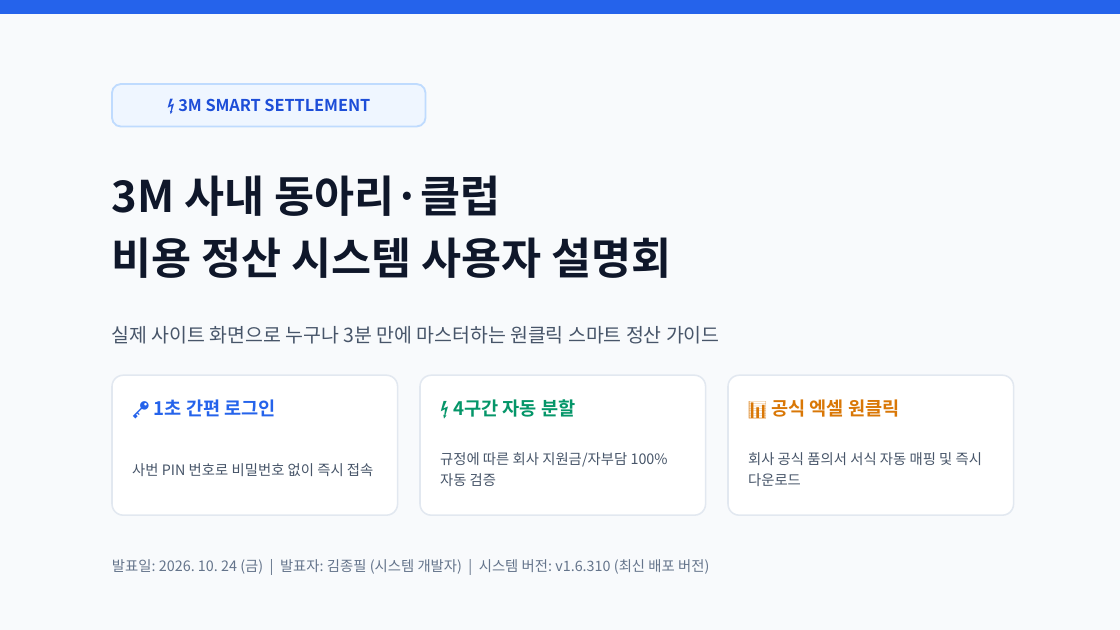
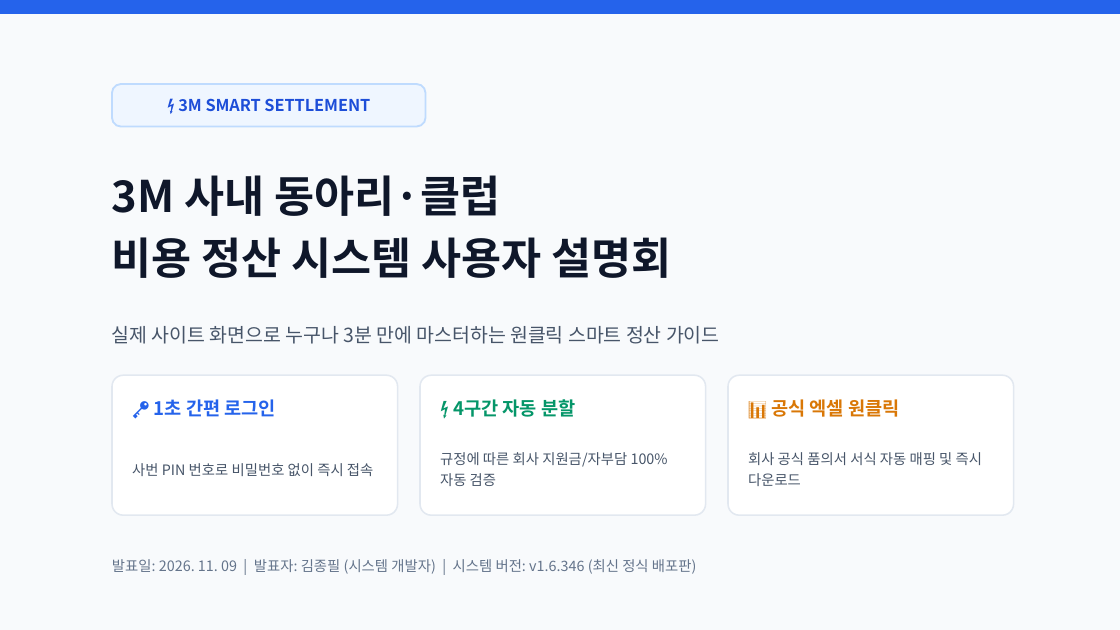
Before and after one commit to gochujangs33-dot/Club-expense, a slide deck: slide 1 of 3M_사내_클럽_비용_정산_시스템_사용_설명회.pptx. Drawn at 1120x630 pixels with LibreOffice and Linux fonts; fonts in the diff are those of the drawing. Boxes give left, top, right and bottom in pixels: in the first picture for what was removed or moved away, otherwise in the second. Text is boxed around its words. In the diff, an @@ line names an element or a change of style, - is before the commit and + after.

Commit message:
docs: 최신 v1.6.346 정식 배포 기준 사용자 설명회 발표자료(PPTX) 업데이트

```diff
--- a/3M_사내_클럽_비용_정산_시스템_사용_설명회.pptx
+++ b/3M_사내_클럽_비용_정산_시스템_사용_설명회.pptx
@@ text at (112, 559, 697, 574): text changed @@
-발표일: 2026. 10. 24 (금) | 발표자: 김종필 (시스템 개발자) | 시스템 버전: v1.6.310 (최신 배포 버전)
+발표일: 2026. 11. 09 | 발표자: 김종필 (시스템 개발자) | 시스템 버전: v1.6.346 (최신 정식 배포판)
```
Also in this commit, not shown: 10 other slides changed, 17 other files.
